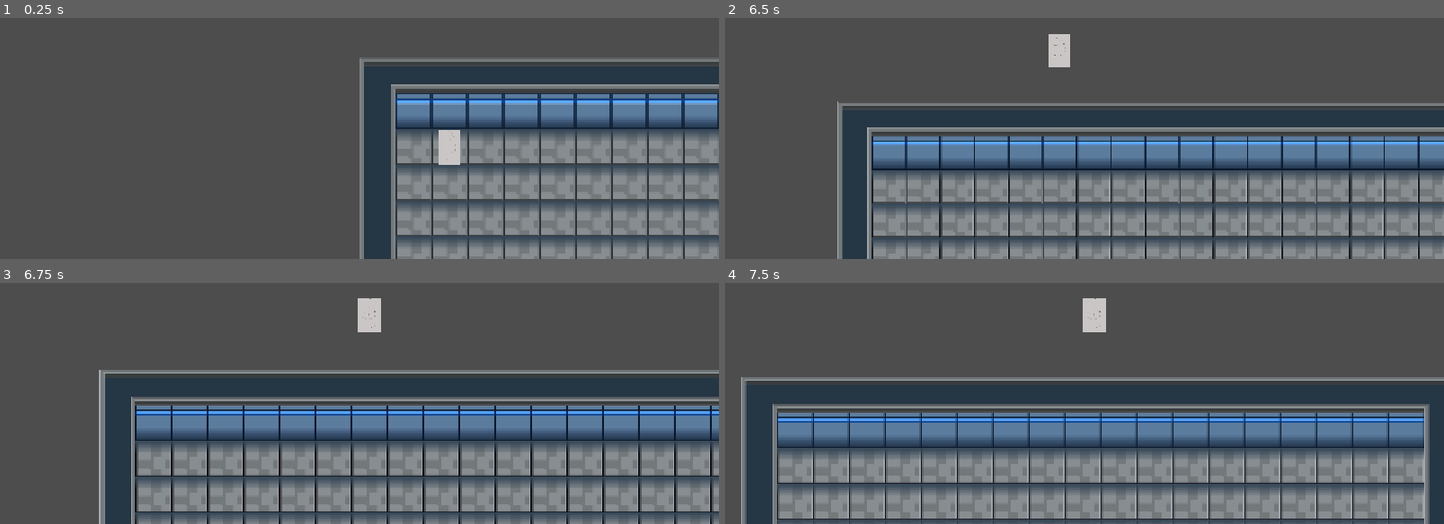
Above: before the commit, frames 1-4 (two rows, left to right).
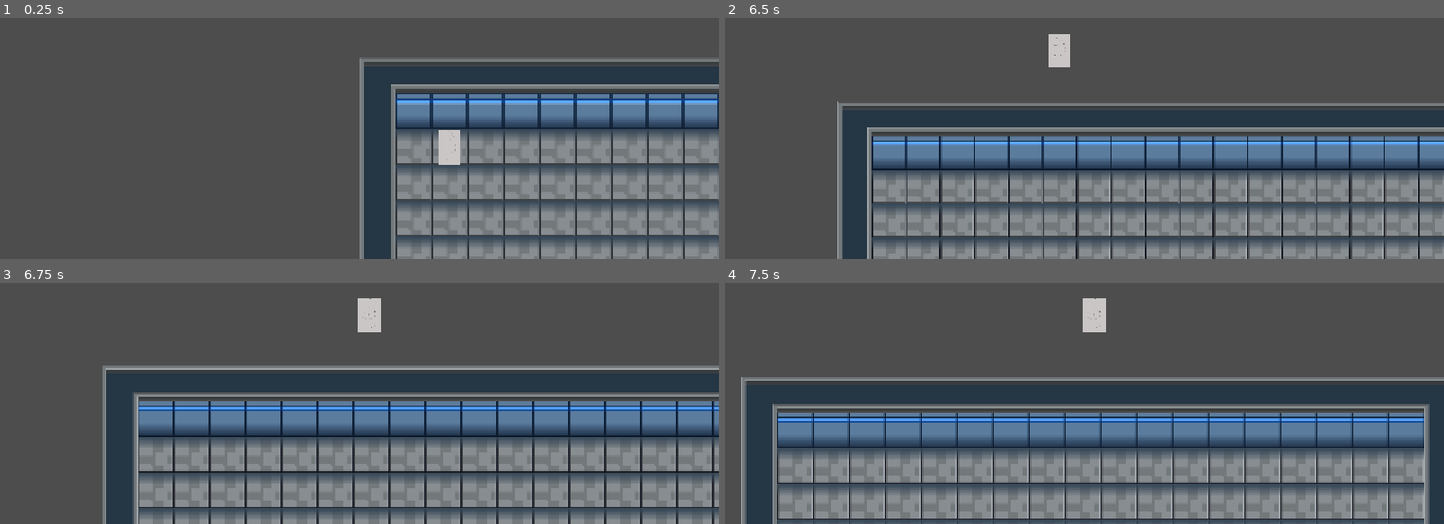
Above: after the commit, the same moments.

Repository: HunterJohnsonW/GodotJam99
Game: Godot game, scene res://game/level1.tscn
The game is run twice, just before and just after one commit, with the same random seed, the same clock (stepped at 60 frames per second) and the same inputs. This scene is started directly instead of the project's main scene.
Inputs (mouse positions are in pixels of both pictures, inside the frame that each line leads up to):
- Up to frame 1 (0.25 s): no input
- Up to frame 2 (6.5 s): tap Enter at 0.5, 2.75, 4.25 s; move the mouse to (1048, 138) at 0.52 s; press the mouse at (1048, 138) at 0.53 s; hold W (up) 0.53-1.25 s; release the mouse at (1048, 138) at 1.25 s; tap Space at 1.25, 3.5, 5 s; drag from (1300, 116) to (1048, 138) at 1.27 s; move the mouse to (outside the picture) at 2.02 s; press the mouse at (outside the picture) at 2.03 s; hold A (left) 2.03-2.75 s; release the mouse at (outside the picture) at 2.75 s; drag from (1120, 56) to (outside the picture) at 2.77 s; move the mouse to (outside the picture) at 3.52 s; press the mouse at (outside the picture) at 3.53 s; hold S (down) 3.53-4.25 s; tap Mouse wheel down (zoom_out) at 3.6 s; release the mouse at (outside the picture) at 4.25 s; drag from (1242, 37) to (outside the picture) at 4.27 s; move the mouse to (940, 78) at 5.02 s; hold W (up) 5.03-5.75 s; hold Middle mouse button (camera_pan) 5.03-5.75 s; click (940, 78) at 5.3 s; drag from (outside the picture) to (940, 78) at 5.77 s
- Up to frame 3 (6.75 s): move the mouse to (323, 403) at 6.52 s; press the mouse at (323, 403) at 6.53 s; hold D (right) from 6.53 s (still down); tap Mouse wheel up (zoom_in) at 6.6 s
- Up to frame 4 (7.5 s): release D (right) at 7.25 s; release the mouse at (1048, 403) at 7.25 s; drag from (1300, 381) to (1048, 403) at 7.27 s

Frames 1-2 are identical in both runs. In frame 3, 28% of the frame differs, in the area x 13-100%, y 34-100%; in frame 4, nothing differs.

Commit message:
fix mouse drag

Diff:
--- a/grid/layer.gd
+++ b/grid/layer.gd
@@ -25,15 +25,15 @@
 	if event is InputEventMouse:
 		if event.is_action_pressed("click"):
 			moving = true
-			last_mouse_pos = get_viewport().get_mouse_position()
+			last_mouse_pos = get_global_mouse_position()
 			clicked.emit(self)
 
 		if event.is_action_released("click"):
 			_handle_drop()
 
 		if moving:
-			var new_mouse_pos = viewport.get_mouse_position()
-			var direction = new_mouse_pos - last_mouse_pos
+			var new_mouse_pos = get_global_mouse_position()
+			var direction = (new_mouse_pos - last_mouse_pos)
 			position += direction
 			last_mouse_pos = new_mouse_pos
 
